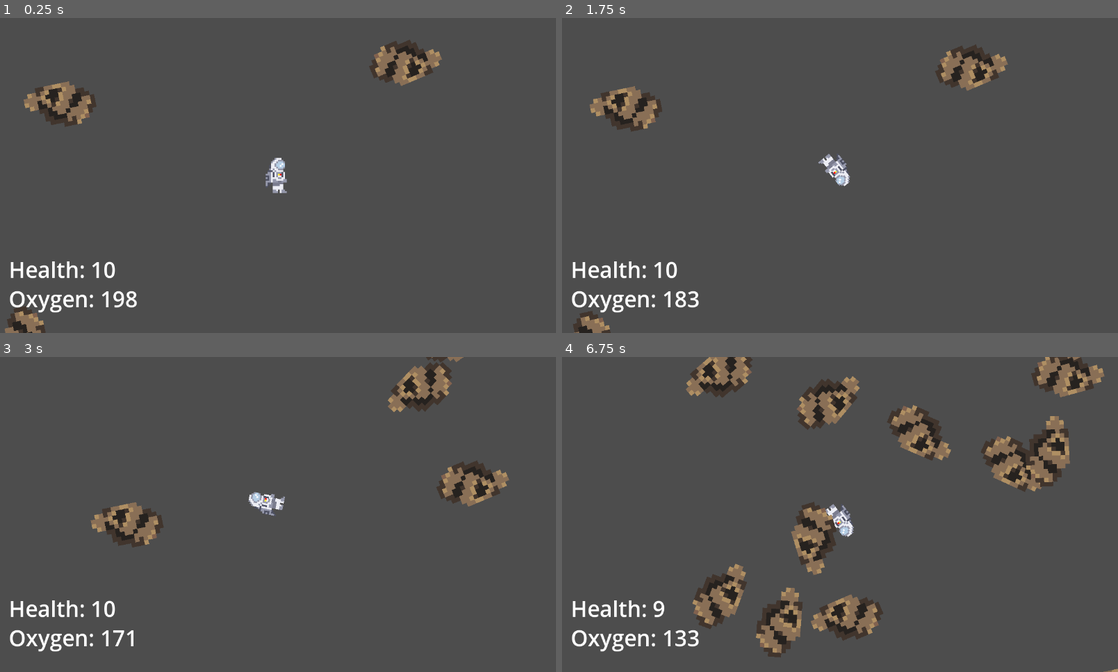
Above: before the commit, frames 1-4 (two rows, left to right).
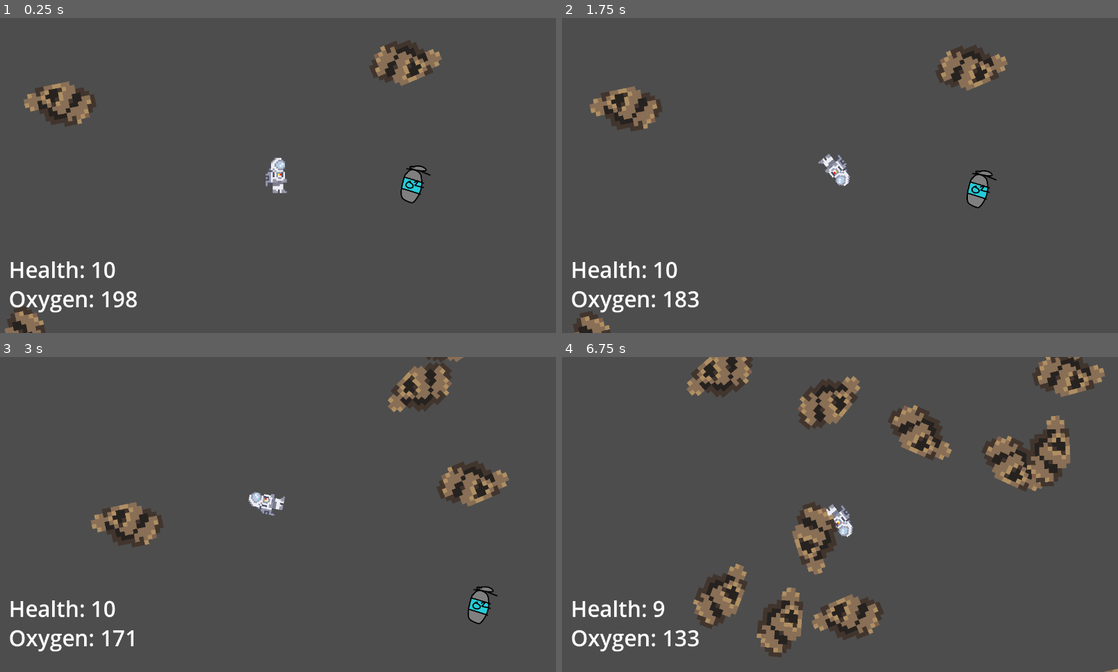
Above: after the commit, the same moments.

Repository: AgilMonkey/NoOxygenGame-ItechGamejam2023
Game: Godot game, scene res://scenes/Main.tscn
Same seed, same stepped clock (60 frames per second), same inputs: the game is played once before the commit and once after it.
Inputs:
- Up to frame 1 (0.25 s): no input
- Up to frame 2 (1.75 s): tap Enter at 0.5 s; hold Right (move_right) 0.53-1.28 s; hold Down (move_back) from 1.28 s (still down)
- Up to frame 3 (3 s): release Down (move_back) at 2.03 s; hold Right (move_right) 2.03-2.78 s; hold Up (move_forward) from 2.78 s (still down)
- Up to frame 4 (6.75 s): release Up (move_forward) at 3.53 s; hold Left (move_left) 3.53-5.03 s; hold Down (move_back) 5.03-5.78 s; hold Right (move_right) 5.78-6.53 s; hold Up (move_forward) from 6.53 s (still down)

The runs differ from the first frame. In frame 1, 0.4% of the frame differs, in the area x 72-78%, y 46-59%; in frame 2, 0.4%; in frame 3, 0.4%; in frame 4, 1.9%, in the area x 22-99%, y 0-100%.

Commit message:
Membuat tanki oksigen yang dapat menaikan oksigen

Diff:
--- a/scenes/Main.tscn
+++ b/scenes/Main.tscn
@@ -6,6 +6,7 @@
 [ext_resource type="Script" path="res://scenes/entity/spawn_around.gd" id="4_dmxju"]
 [ext_resource type="Script" path="res://scenes/ui/health_ui.gd" id="5_n3ltv"]
 [ext_resource type="Script" path="res://scenes/ui/OxygenUI.gd" id="6_ak3ph"]
+[ext_resource type="PackedScene" uid="uid://c0qgguxhpl3lw" path="res://scenes/entity/oxygen/oxygen_tank.tscn" id="7_0lmgl"]
 
 [node name="Main" type="Node2D"]
 
@@ -62,5 +63,8 @@
 text = "Oxygen: 200"
 script = ExtResource("6_ak3ph")
 
+[node name="OxygenTank" parent="." instance=ExtResource("7_0lmgl")]
+position = Vector2(753, 374)
+
 [connection signal="on_health_changed" from="Astronot" to="UI/Control/HealthUI" method="_on_astronot_on_health_changed"]
 [connection signal="on_oxygen_changed" from="Astronot" to="UI/Control/OxygenUI" method="_on_astronot_on_oxygen_changed"]
--- a/scenes/entity/astronot/astronot-physic.tres
+++ b/scenes/entity/astronot/astronot-physic.tres
@@ -1,4 +1,4 @@
 [gd_resource type="PhysicsMaterial" format=3 uid="uid://d1hwypfyjyu46"]
 
 [resource]
-bounce = 0.5
+bounce = 0.4
--- a/scenes/entity/astronot/astronot.gd
+++ b/scenes/entity/astronot/astronot.gd
@@ -42,19 +42,22 @@
 
 func damage(amount: int):
 	health -= amount
-	health = clamp(health, 0, INF)
+	health = clamp(health, 0, 10)
 	on_health_changed.emit(health)
 
 
 func reduce_oxygen(amount: int):
 	oxygen -= amount
-	oxygen = clamp(oxygen, 0, INF)
+	oxygen = clamp(oxygen, 0, 200)
 	on_oxygen_changed.emit(oxygen)
 
 
 func _on_body_entered(body: Node) -> void:
 	if body.is_in_group("damaging"):
 		damage(1)
+	if body.is_in_group("oxygen"):
+		reduce_oxygen(-50)
+		body.queue_free()
 
 
 func _on_oxygen_timer_timeout() -> void:
--- /dev/null
+++ b/scenes/entity/oxygen/oxygen_tank.tscn
@@ -0,0 +1,21 @@
+[gd_scene load_steps=3 format=3 uid="uid://c0qgguxhpl3lw"]
+
+[ext_resource type="Texture2D" uid="uid://bntt15tcx1blm" path="res://assets/oxygen-tank-prototype.png" id="1_wo1yr"]
+
+[sub_resource type="CapsuleShape2D" id="CapsuleShape2D_1ejbt"]
+radius = 37.0
+height = 92.0
+
+[node name="OxygenTank" type="RigidBody2D" groups=["oxygen"]]
+collision_layer = 5
+collision_mask = 7
+mass = 0.1
+gravity_scale = 0.0
+
+[node name="Sprite2D" type="Sprite2D" parent="."]
+position = Vector2(-5, 4)
+texture = ExtResource("1_wo1yr")
+
+[node name="CollisionShape2D" type="CollisionShape2D" parent="."]
+position = Vector2(2, -3)
+shape = SubResource("CapsuleShape2D_1ejbt")
--- /dev/null
+++ b/testing/test.tscn
@@ -0,0 +1,13 @@
+[gd_scene load_steps=3 format=3 uid="uid://b808r6tofjsiv"]
+
+[ext_resource type="PackedScene" uid="uid://uou4ssvxdcly" path="res://scenes/entity/astronot/astronot.tscn" id="1_458hi"]
+[ext_resource type="PackedScene" uid="uid://c0qgguxhpl3lw" path="res://scenes/entity/oxygen/oxygen_tank.tscn" id="2_jk6ml"]
+
+[node name="test" type="Node2D"]
+
+[node name="Astronot" parent="." instance=ExtResource("1_458hi")]
+position = Vector2(472, 252)
+
+[node name="OxygenTank" parent="." instance=ExtResource("2_jk6ml")]
+position = Vector2(666, 284)
+linear_velocity = Vector2(-1.14, 0)
Binary file added: assets/oxygen-tank-prototype.png
Not shown, added: assets/oxygen-tank-prototype.png.import
Not shown: 1 places in scenes/Main.tscn that only renumber resources
